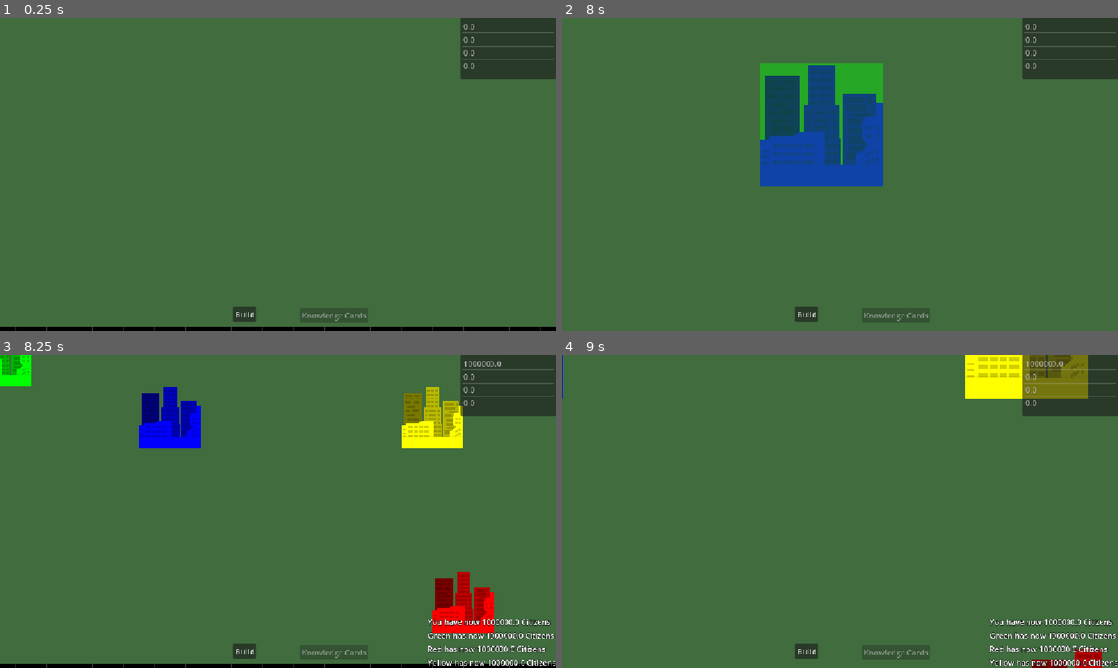
Above: before the commit, frames 1-4 (two rows, left to right).
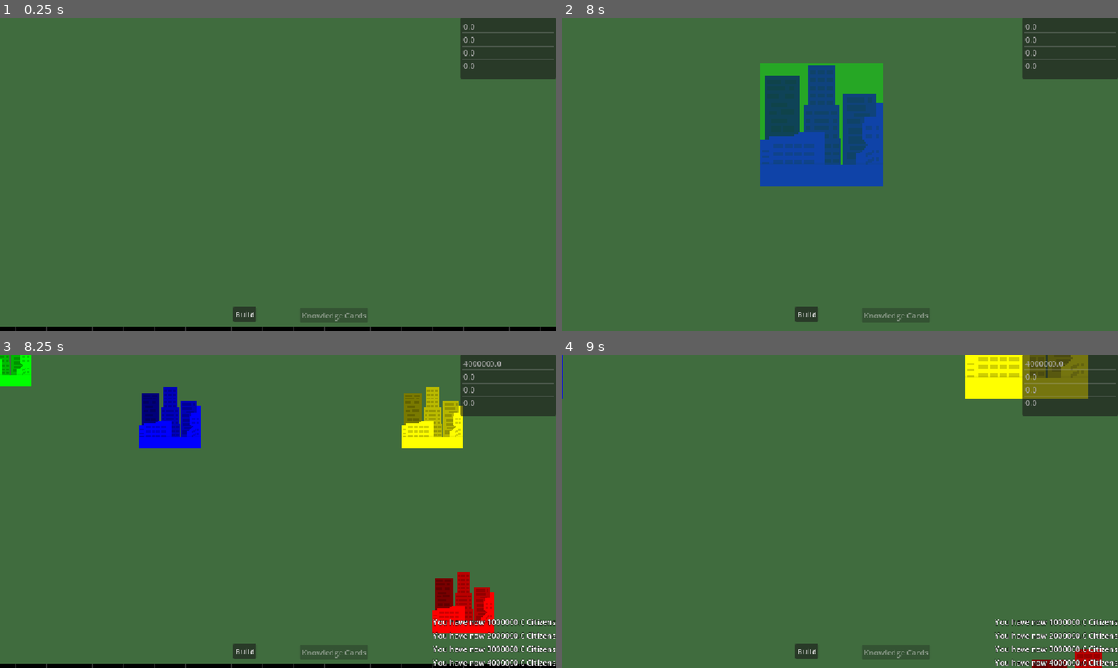
Above: after the commit, the same moments.

Repository: CarlinoCalogero/architect-of-intelligence-board-game
Game: Godot game, scene res://levels/board.tscn
The game is run twice, just before and just after one commit, with the same random seed, the same clock (stepped at 60 frames per second) and the same inputs.
Inputs (mouse positions are in pixels of both pictures, inside the frame that each line leads up to):
- Up to frame 1 (0.25 s): no input
- Up to frame 2 (8 s): click "Build" at 0.5 s; click "Build" at 1.25 s; click "Build" at 2 s; tap Enter at 2.75, 4.25, 5.75 s; move the mouse to (962, 158) at 2.77 s; press the mouse at (962, 158) at 2.78 s; tap Space at 3.5, 5, 6.5 s; move the mouse to (728, 190) at 3.52 s; release the mouse at (728, 190) at 3.53 s; tap Mouse wheel down (scroll_down) at 3.6 s; click (728, 190) at 3.67 s; move the mouse to (895, 105) at 4.27 s; hold Mouse wheel up (scroll_up) 4.28-5.03 s; click (895, 105) at 4.42 s; move the mouse to (812, 237) at 5.02 s; click (812, 237) at 5.1 s; move the mouse to (1006, 221) at 5.77 s; hold Mouse wheel down (scroll_down) 5.78-6.53 s; click (1006, 221) at 5.92 s; move the mouse to (673, 127) at 6.52 s; tap Mouse wheel up (scroll_up) at 6.6 s; click (673, 127) at 6.67 s; move the mouse to (867, 174) at 7.27 s; press the mouse at (867, 174) at 7.28 s
- Up to frame 3 (8.25 s): move the mouse to (194, 433) at 8.02 s; release the mouse at (194, 433) at 8.03 s; tap Mouse wheel down (scroll_down) at 8.1 s; click (194, 433) at 8.17 s
- Up to frame 4 (9 s): move the mouse to (962, 495) at 8.77 s; hold Mouse wheel up (scroll_up) from 8.78 s (still down); click (962, 495) at 8.92 s

Frames 1-2 are identical in both runs. In frame 3, 1.2% of the frame differs, in the area x 76-100%, y 2-100%; in frame 4, 1.2%.

Commit message:
now player cannot build structure if he does not have resources

Diff:
--- a/managers/game_manager.gd
+++ b/managers/game_manager.gd
@@ -13,6 +13,7 @@
 signal toggle_knowledge_card_desk_requested(is_visible: bool)
 signal set_knowledge_card_desk_close_button_disabled_requested(is_disabled: bool)
 signal set_ui_button_disabled_requested(is_disabled: bool)
+signal toggle_cannot_build_on_resources_below_required(is_player_cannot_build_when_resources_are_below_required: bool)
 
 @onready var cpu_player_wait_timer: Timer = $CPUPlayerWaitTimer
 @onready var turn_manager: TurnManager = $TurnManager
@@ -178,10 +179,6 @@
 			return
 
 func _setup_turn_phase():
-	# Remove later
-	cpu_player_wait_timer.start()
-	await cpu_player_wait_timer.timeout
-	# Remove later
 
 	_compute_next_player_index()
 
@@ -239,6 +236,7 @@
 
 		SetupTurnPhaseSubphases.SETUP_COMPLETED:
 			print("Board setup successfully completed...")
+			emit_signal("toggle_cannot_build_on_resources_below_required", true)
 			_change_phase(GamePhase.PLAYING)
 			return
 
@@ -278,6 +276,12 @@
 	var player_colors: Array[PlayerColorResource] = game_definition.get_player_colors()
 	game_state_manager.setup(player_colors, get_game_resources_list())
 
+	# Remove later
+	cpu_player_wait_timer.start()
+	await cpu_player_wait_timer.timeout
+	# Remove later
+
+	emit_signal("toggle_cannot_build_on_resources_below_required", false)
 	_change_phase(GamePhase.SETUP_TURN)
 
 func on_structure_built(structure: StructureResource, cell_position: Vector2i) -> bool:
--- a/system/build_utility.gd
+++ b/system/build_utility.gd
@@ -5,6 +5,8 @@
 
 @onready var button: Button = $Button
 @onready var item_list: ItemList = $ItemList
+
+@export var cannot_build_on_resources_below_required: bool = true
 
 var last_built_item_index: int = -1
 var last_built_structure: StructureResource = null
@@ -20,6 +22,7 @@
 	GameManager.enable_all_buildable_structures.connect(_on_enable_all_buildable_structures)
 	GameManager.build_structure_requested.connect(_on_build_structure_requested)
 	GameManager.set_ui_button_disabled_requested.connect(_on_set_ui_button_disabled_requested)
+	GameManager.toggle_cannot_build_on_resources_below_required.connect(_on_toggle_cannot_build_on_resources_below_required)
 
 	grid_placememt_system.structure_built.connect(_on_structure_built)
 
@@ -49,6 +52,7 @@
 
 func _toggle_structures_item_list(is_next_visible: bool):
 	item_list.visible = is_next_visible
+	_compute_buildable_structures_based_on_available_resources()
 
 func set_buildable_structure_subset(structure_keys: Array[String]):
 	for available_structure_key in current_buildable_structures:
@@ -105,6 +109,26 @@
 	grid_placememt_system.set_building_color(current_building_color)
 	_change_buildings_color()
 
+func _compute_buildable_structures_based_on_available_resources():
+	if not cannot_build_on_resources_below_required:
+		return
+
+	var current_player_resources: Dictionary[String, float] = GameManager.get_current_player_resources()
+
+	for item_index in range(item_list.item_count):
+		var structure: StructureResource = item_list.get_item_metadata(item_index)
+		var building_costs: Array[Transaction] = structure.building_cost
+
+		var is_disabled: bool = false
+		var cost_index: int = 0
+		while not is_disabled and cost_index < building_costs.size() -1:
+			var cost: Transaction = building_costs[cost_index]
+			is_disabled = current_player_resources[cost.resource_type.name] < cost.amount
+			cost_index += 1
+
+
+		item_list.set_item_disabled(item_index, is_disabled)
+
 func _on_buidable_structure_disabled(structure_keys: Array[String]):
 	set_buildable_structure_subset(structure_keys)
 
@@ -112,7 +136,6 @@
 	enable_all_buildable_structures()
 
 func _on_build_structure_requested(structure: StructureResource):
-	print("structure_type.name: [", structure.name, "]")
 	last_built_structure = structure
 	grid_placememt_system.place_random_building(structure.texture)
 
@@ -121,3 +144,6 @@
 
 func _on_set_ui_button_disabled_requested(is_disabled: bool):
 	_set_utility_disabled(is_disabled)
+
+func _on_toggle_cannot_build_on_resources_below_required(is_player_cannot_build_when_resources_are_below_required: bool) -> void:
+	cannot_build_on_resources_below_required = is_player_cannot_build_when_resources_are_below_required
